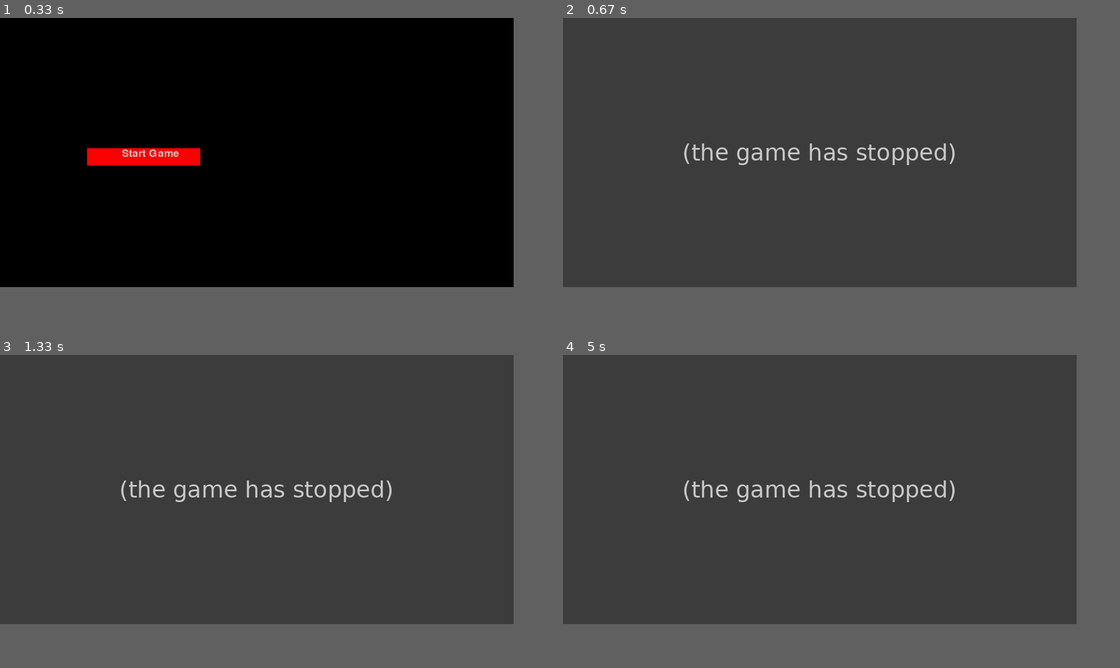
Above: before the commit, frames 1-4 (two rows, left to right).
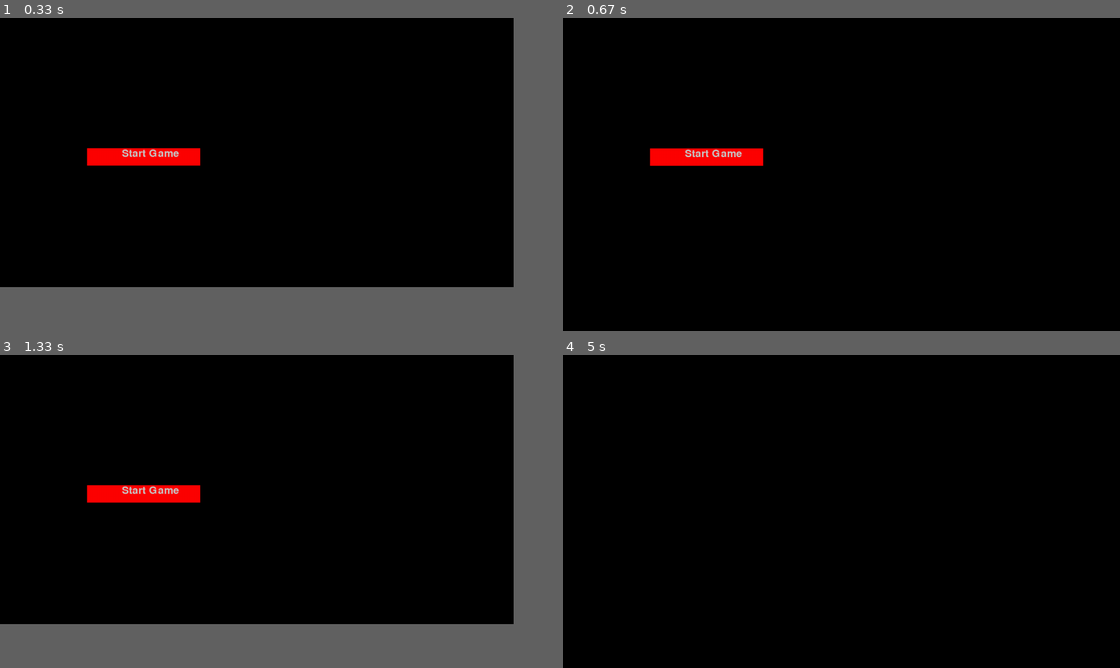
Above: after the commit, the same moments.

Repository: rodrigovalenteuea/tankpygame
Game: pygame game, started from game.py
Two runs of this game, one before a commit and one after it. Both use one fixed random seed, a clock stepped at 60 frames per second and the inputs below.
Inputs:
- Up to frame 1 (0.33 s): no input
- Up to frame 2 (0.67 s): hold Esc from 0.33 s (still down)
- Up to frame 3 (1.33 s): release Esc at 0.8 s; hold F11 0.83-1.3 s
- Up to frame 4 (5 s): tap Enter at 1.33, 4, 4.9 s; tap Space at 2.67, 4.98 s
In frame 2 the window is 900x472 before the commit and 976x549 after it. Grey fills any space a smaller window leaves; there, only what the larger window draws over its background counts as a difference.

Frame 1 is identical in both runs. In frame 2, 79% of the frame differs, in the area x 0-93%, y 0-86%; in frame 3, 79%; in frame 4, 79%.
Before the commit the program exited at 0.33 s; later frames show no game.

Commit message:
menu update

Diff:
--- a/game.py
+++ b/game.py
@@ -27,20 +27,19 @@
         timer.tick(fps)
         menu_screen.fill((0, 0, 0))
         menu.draw_main_menu(menu_screen)
-        key = pygame.key.get_pressed()
-        if key[pygame.K_ESCAPE]:
-            running = False
-        if key[pygame.K_F11]:
-            if screen_options == 0:
-                screen_options = 1
-                pygame.display.set_mode((0, 0), screen_setups[screen_options])
-            elif screen_options == 1:
-                screen_options = 0
-                pygame.display.set_mode((screen_width - 100, screen_height - 100), screen_setups[screen_options])
 
         for event in pygame.event.get():
             if event.type == pygame.QUIT:
                 running = False
+            if event.type == pygame.KEYDOWN and pygame.key.key_code('d') == 100:
+                if screen_options == 0:
+                    screen_options = 1
+                    pygame.display.set_mode((0, 0), screen_setups[screen_options])
+                elif screen_options == 1:
+                    screen_options = 0
+                    pygame.display.set_mode((screen_width - 100, screen_height - 100), screen_setups[screen_options])
+
+
     print(pygame.font.get_fonts())
     pygame.quit()
 
